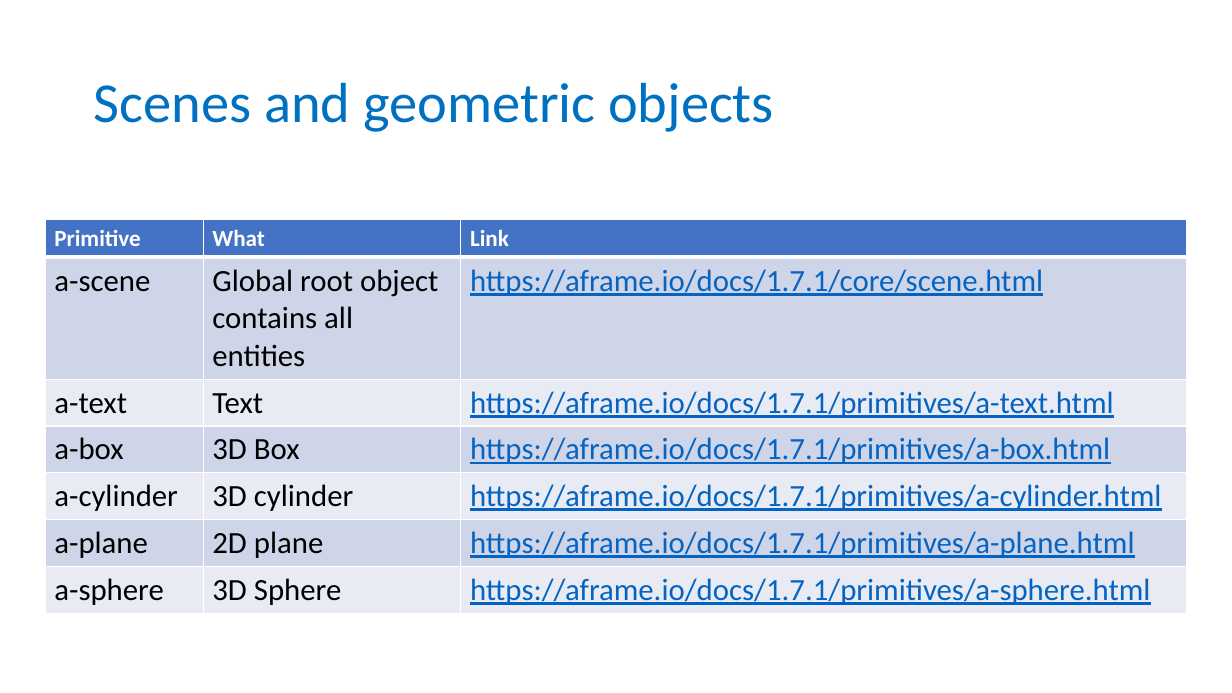
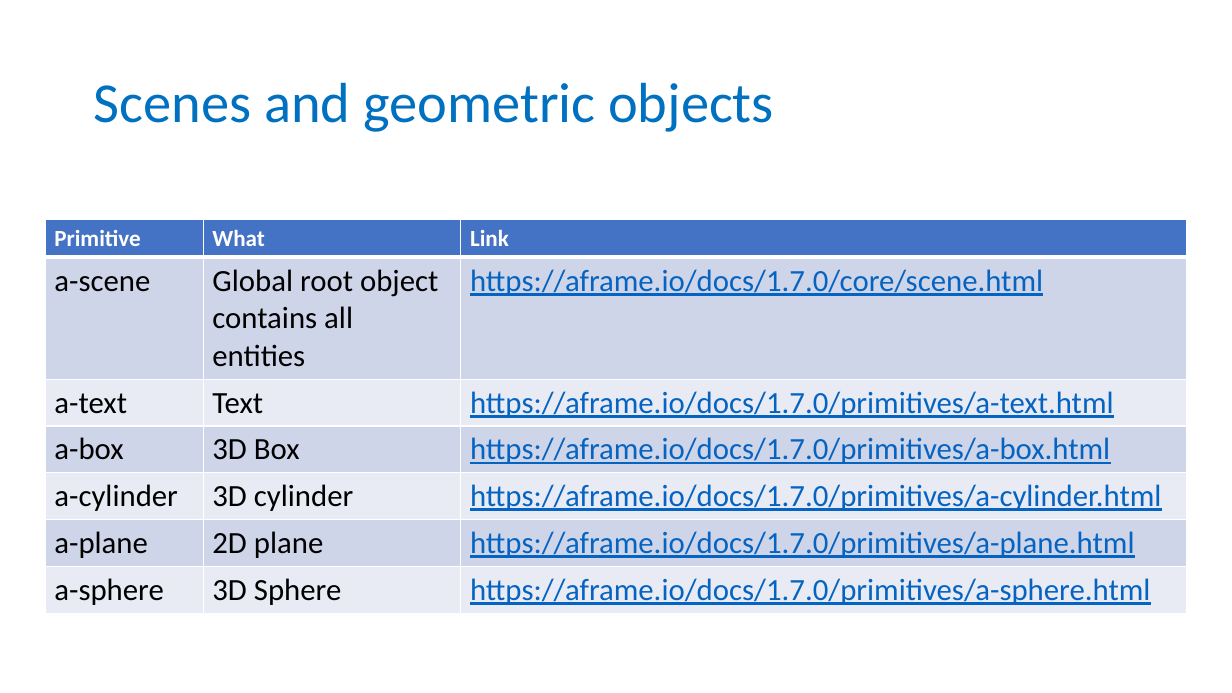
Before and after one commit to wonder-phil/UEMCON-2025, a slide deck: slide 7 of p02/A-frame-geometric-objects.pptx. Drawn at 1232x693 pixels with LibreOffice and Linux fonts; fonts in the diff are those of the drawing. Boxes give left, top, right and bottom in pixels: in the first picture for what was removed or moved away, otherwise in the second. Text is boxed around its words. In the diff, an @@ line names an element or a change of style, - is before the commit and + after.

```diff
--- a/p02/A-frame-geometric-objects.pptx
+++ b/p02/A-frame-geometric-objects.pptx
@@ table at box(45, 220, 1188, 609) @@
-row 2, column 3: https://aframe.io/docs/1.7.1/core/scene.html
+row 2, column 3: https://aframe.io/docs/1.7.0/core/scene.html
-row 3, column 3: https://aframe.io/docs/1.7.1/primitives/a-text.html
+row 3, column 3: https://aframe.io/docs/1.7.0/primitives/a-text.html
-row 4, column 3: https://aframe.io/docs/1.7.1/primitives/a-box.html
+row 4, column 3: https://aframe.io/docs/1.7.0/primitives/a-box.html
-row 5, column 3: https://aframe.io/docs/1.7.1/primitives/a-cylinder.html
+row 5, column 3: https://aframe.io/docs/1.7.0/primitives/a-cylinder.html
-row 6, column 3: https://aframe.io/docs/1.7.1/primitives/a-plane.html
+row 6, column 3: https://aframe.io/docs/1.7.0/primitives/a-plane.html
-row 7, column 3: https://aframe.io/docs/1.7.1/primitives/a-sphere.html
+row 7, column 3: https://aframe.io/docs/1.7.0/primitives/a-sphere.html
```
Also in this commit, not shown: 6 other files.
